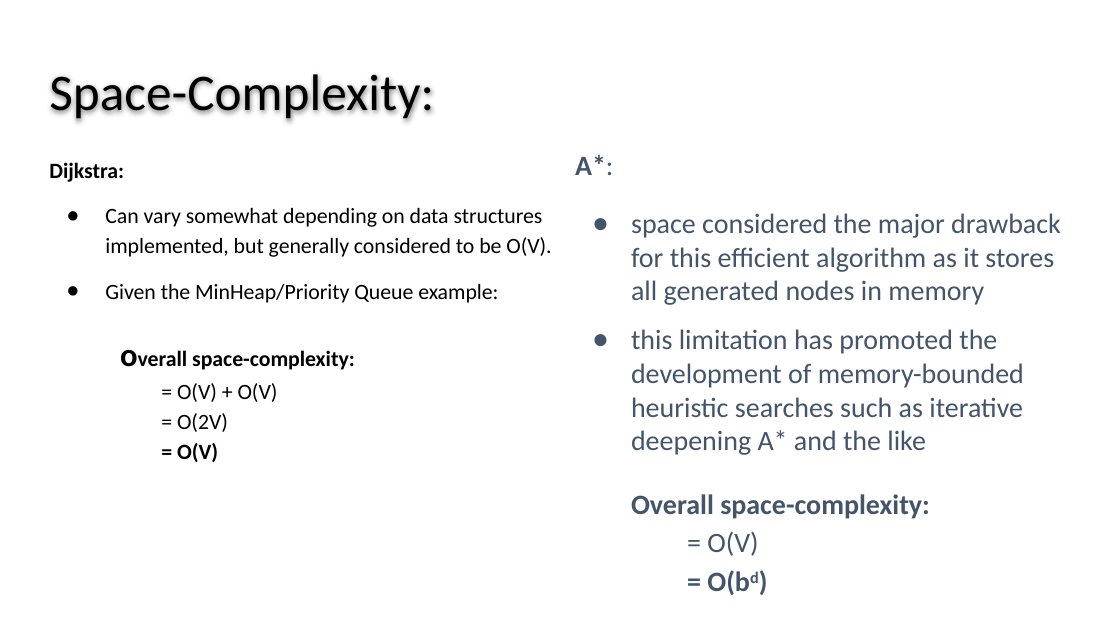
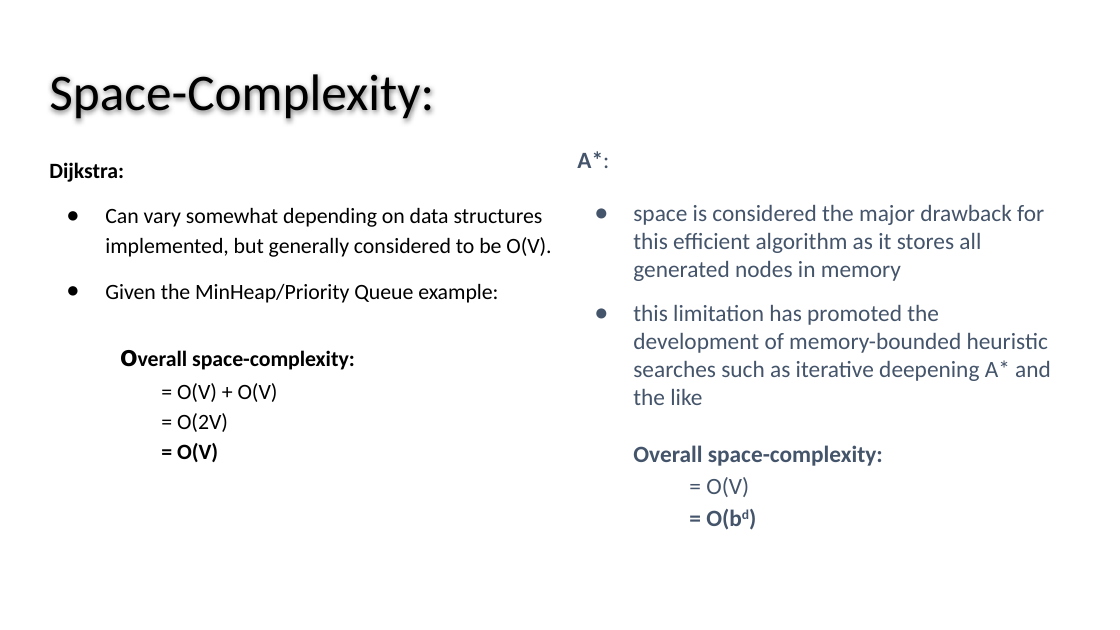
Before and after one commit to wslatts/Dijkstra_AStar_Presentation, a slide deck: slide 22 of Slides_Part2_AlgorithmAnalysis.pptx. Drawn at 1120x630 pixels with LibreOffice and Linux fonts; fonts in the diff are those of the drawing. Boxes give left, top, right and bottom in pixels: in the first picture for what was removed or moved away, otherwise in the second. Text is boxed around its words. In the diff, an @@ line names an element or a change of style, - is before the commit and + after.

Commit message:
Add files via upload
updated formatting changes

```diff
--- a/Slides_Part2_AlgorithmAnalysis.pptx
+++ b/Slides_Part2_AlgorithmAnalysis.pptx
@@ text at (577,151,1051,530): size 24 to 20 pt in "A*:", "this limitation has promoted the development of ...", "Overall space-complexity:", "= O(V)" and 1 more places @@
@@ text at (633,205,1044,281): text changed; size 24 to 20 pt @@
-● space considered the major drawback for this efficient algorithm as it stores all generated nodes in memory
+● space is considered the major drawback for this efficient algorithm as it stores all generated nodes in memory
```
Also in this commit, not shown: 14 other slides changed.
